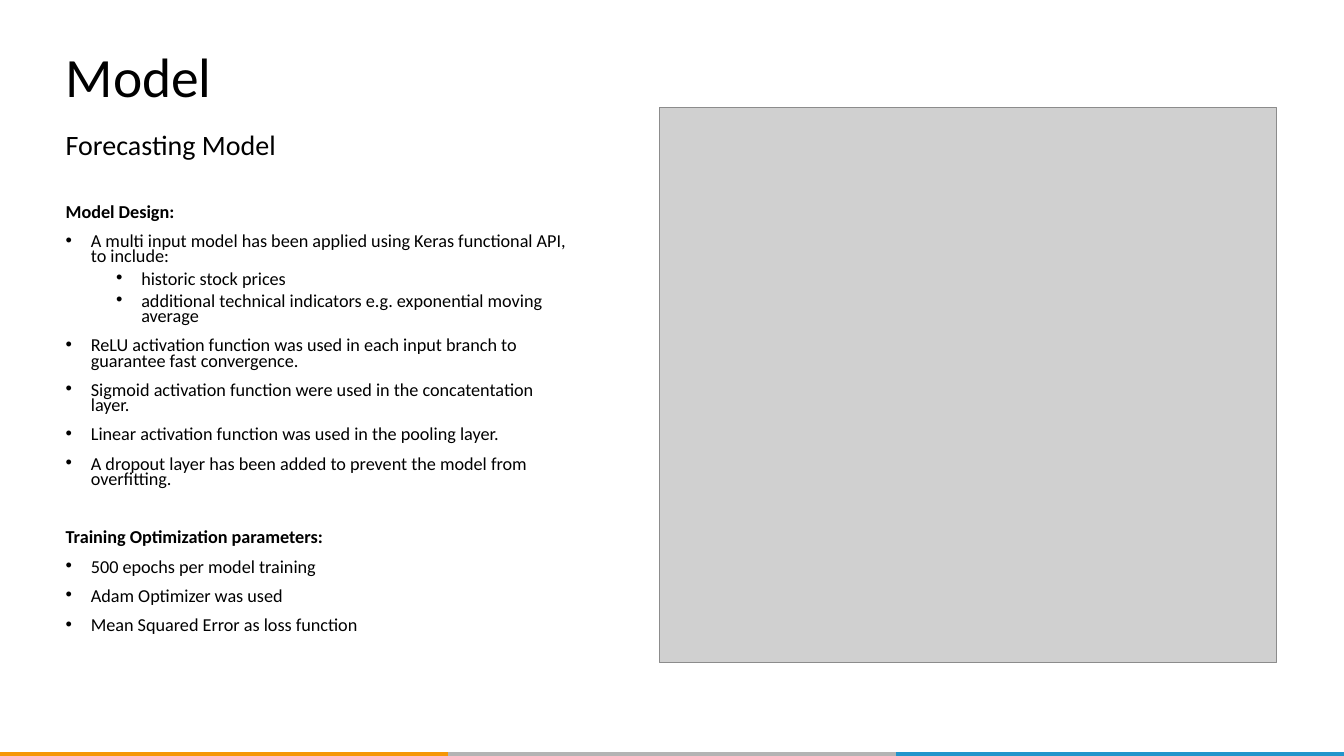
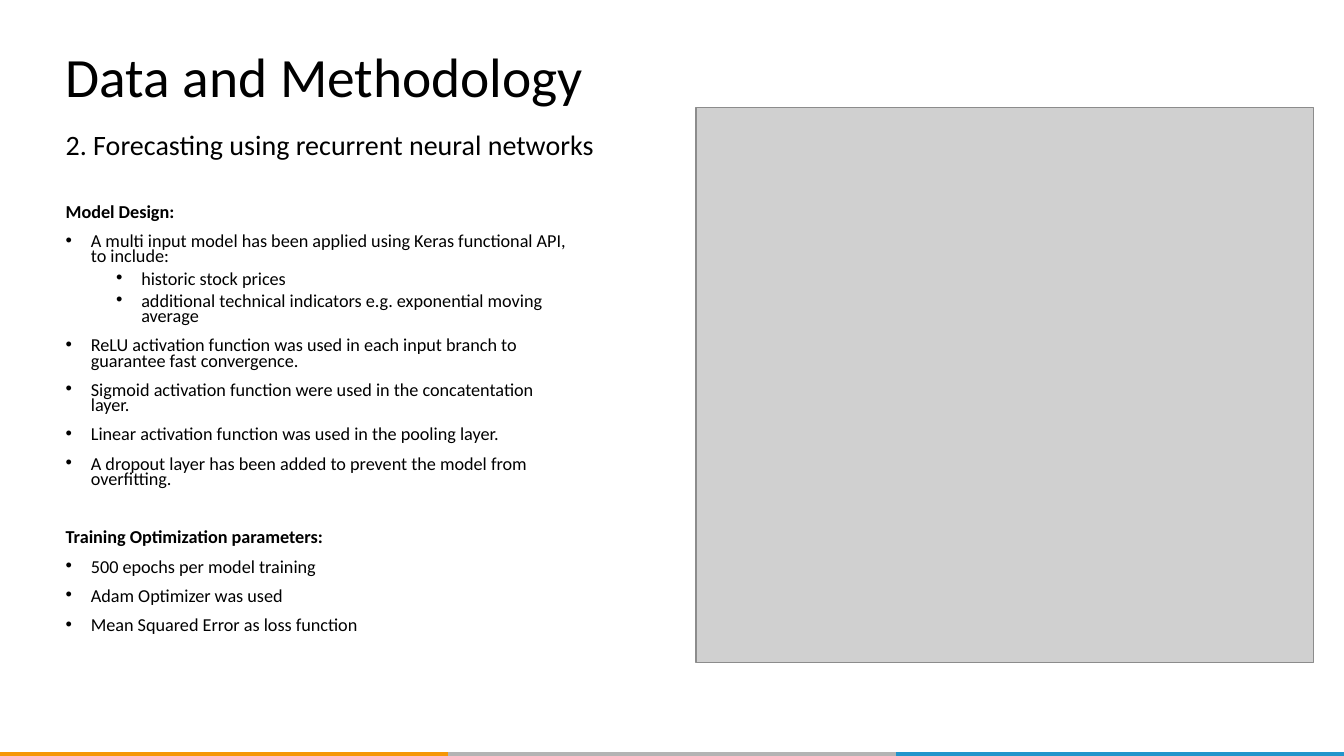
Before and after one commit to QUER01/FinanceModule, a slide deck: slide 28 of docs/dlw_conference_presentation.pptx (slide 18 before the commit). Drawn at 1344x756 pixels with LibreOffice and Linux fonts; fonts in the diff are those of the drawing; grey boxes stand for pictures; background and template pictures are left out. Boxes give left, top, right and bottom in pixels: in the first picture for what was removed or moved away, otherwise in the second. Text is boxed around its words. In the diff, an @@ line names an element or a change of style, - is before the commit and + after.

```diff
--- a/docs/dlw_conference_presentation.pptx
+++ b/docs/dlw_conference_presentation.pptx
@@ title at bbox=[66, 58, 583, 107]: text changed @@
-Model
+Data and Methodology
@@ picture: place and size @@
-picture at bbox=[659, 107, 1277, 662]
+picture at bbox=[696, 107, 1314, 662]
@@ subtitle at bbox=[66, 135, 594, 160]: text changed @@
-Forecasting Model
+2. Forecasting using recurrent neural networks
```
Also in this commit, not shown: 17 other slides changed, 15 slides added, 5 slides removed, 5 other files.
